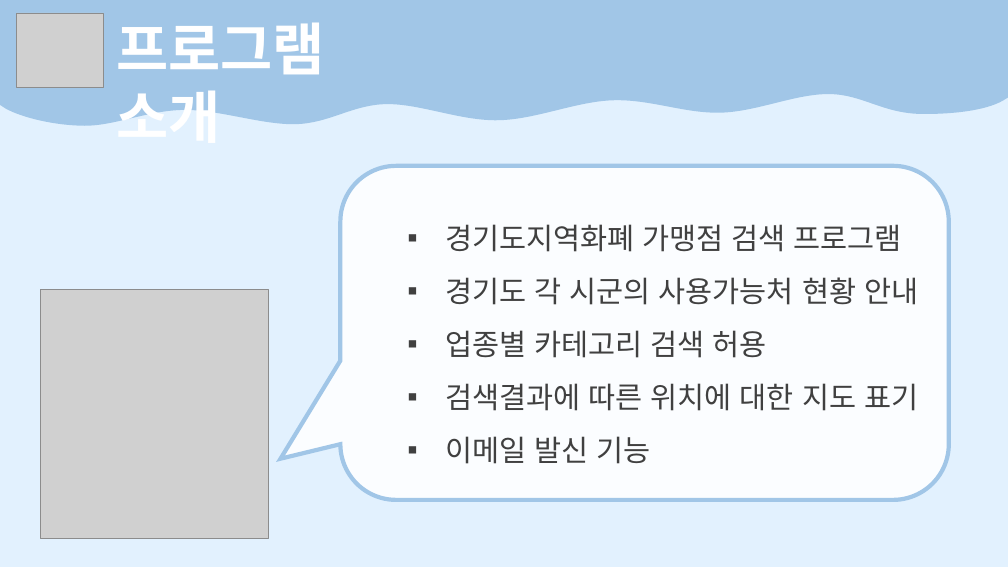
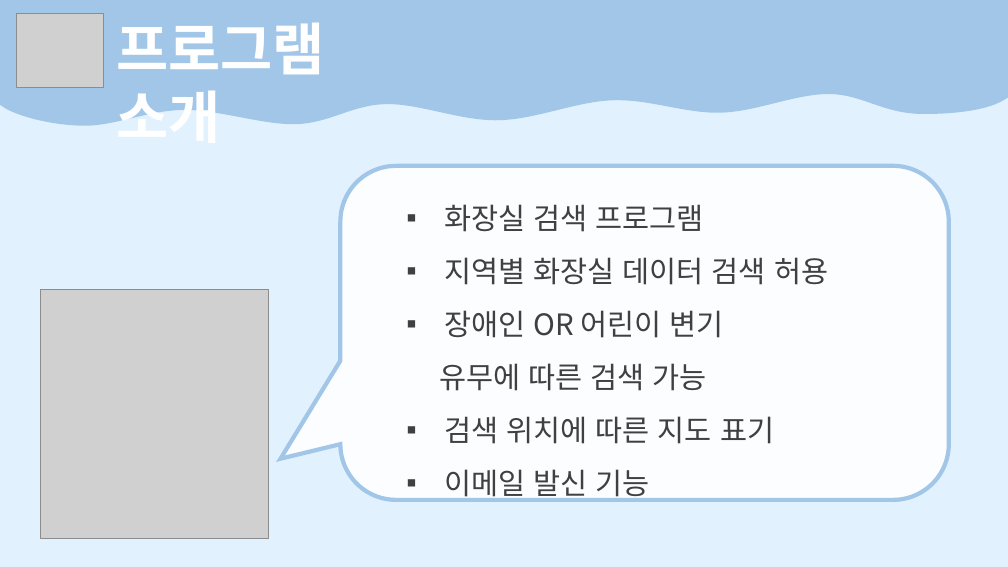
Before and after one commit to HongMyengJin/scriptlang, a slide deck: slide 3 of TermProject/Term기획최종.pptx. Drawn at 1008x567 pixels with LibreOffice and Linux fonts; fonts in the diff are those of the drawing; grey boxes stand for pictures. Boxes give left, top, right and bottom in pixels: in the first picture for what was removed or moved away, otherwise in the second. Text is boxed around its words. In the diff, an @@ line names an element or a change of style, - is before the commit and + after.

```diff
--- a/TermProject/Term기획최종.pptx
+++ b/TermProject/Term기획최종.pptx
@@ text "화장실 검색 프로그램": place and size @@
-text "화장실 검색 프로그램" at [445, 224, 918, 464]
+text "화장실 검색 프로그램" at [439, 204, 828, 502]
@@ text at [439, 204, 828, 444]: text changed @@
-▪ 경기도지역화폐 가맹점 검색 프로그램
-▪ 경기도 각 시군의 사용가능처 현황 안내
-▪ 업종별 카테고리 검색 허용
-▪ 검색결과에 따른 위치에 대한 지도 표기
+▪ 화장실 검색 프로그램
+▪ 지역별 화장실 데이터 검색 허용
+▪ 장애인 OR 어린이 변기
+유무에 따른 검색 가능
+▪ 검색 위치에 따른 지도 표기
```
Also in this commit, not shown: 5 other slides changed, 4 other files.
